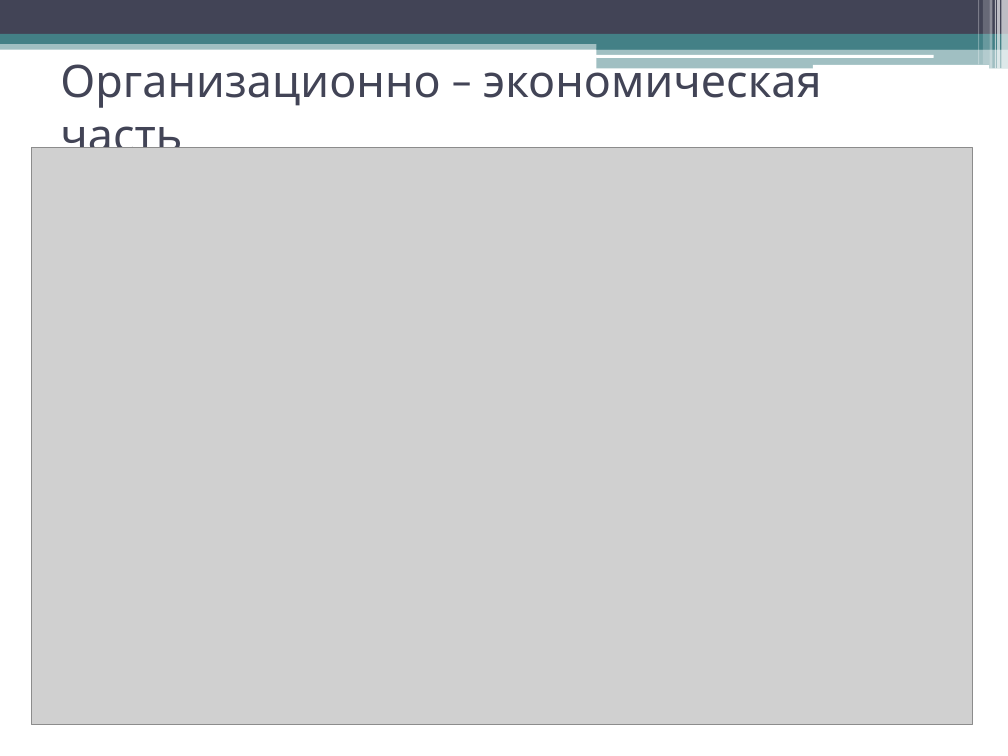
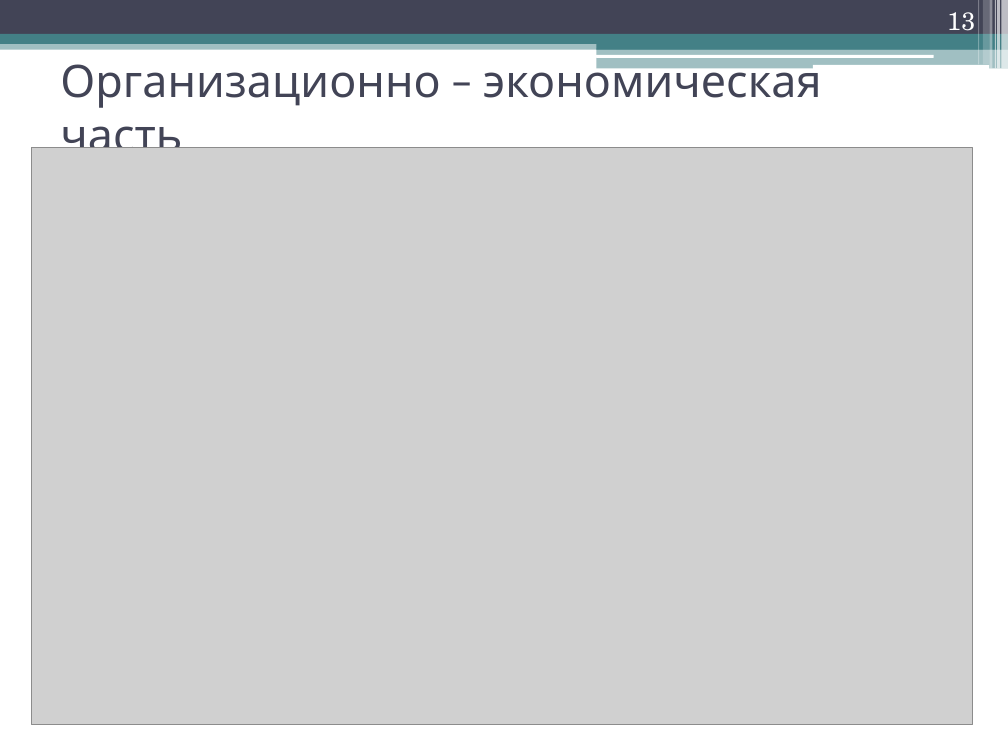
Before and after one commit to Filatoff73/Diplom, a slide deck: slide 13 of Диплом мой/Презентация/Presentation_Filatov_RK6-123.pptx. Drawn at 1008x756 pixels with LibreOffice and Linux fonts; fonts in the diff are those of the drawing; grey boxes stand for pictures. Boxes give left, top, right and bottom in pixels: in the first picture for what was removed or moved away, otherwise in the second. Text is boxed around its words. In the diff, an @@ line names an element or a change of style, - is before the commit and + after.

```diff
--- a/Диплом мой/Презентация/Presentation_Filatov_RK6-123.pptx
+++ b/Диплом мой/Презентация/Presentation_Filatov_RK6-123.pptx
@@ page number added at bbox=[947, 12, 975, 38], 18 pt, text #FFFFFF @@
+13
```
Also in this commit, not shown: 12 other slides changed, 1 slide added, 1 other file.
